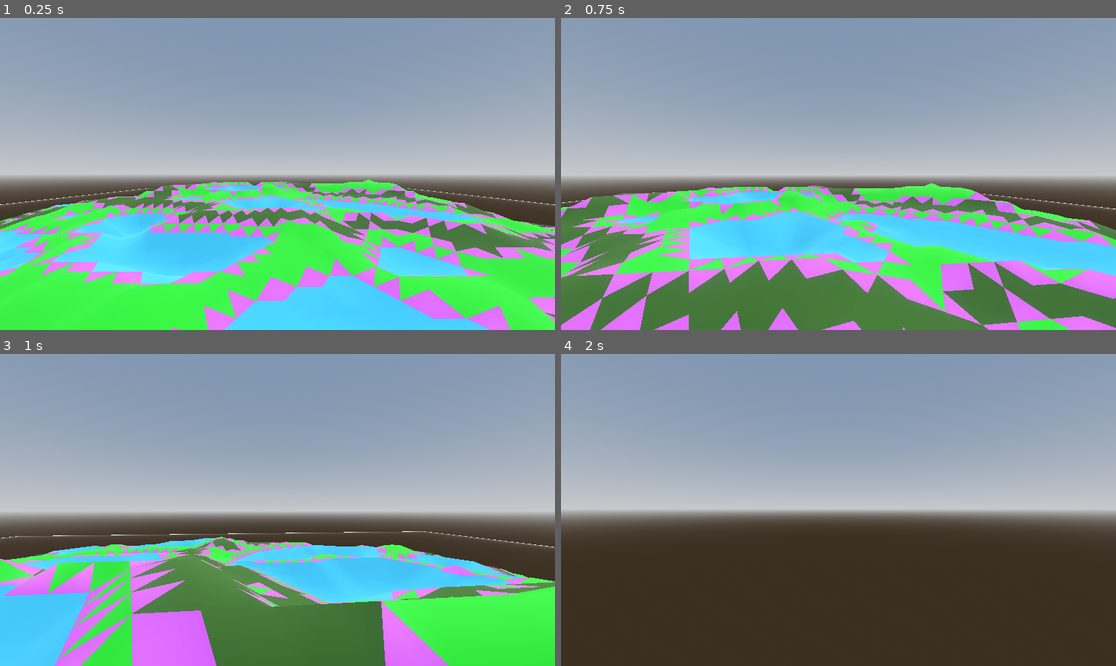
Above: before the commit, frames 1-4 (two rows, left to right).
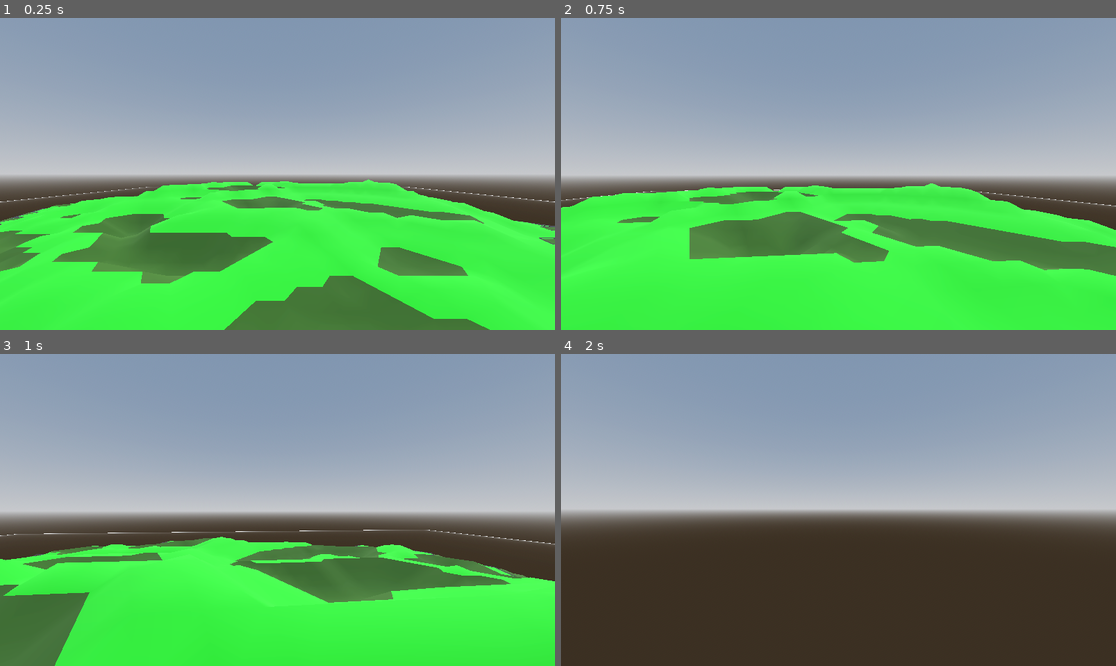
Above: after the commit, the same moments.

Repository: MichaelReel/Faster-Island-Generation
Game: Godot game, scene res://Main.tscn
Two runs of this game, one before a commit and one after it. Both use one fixed random seed, a clock stepped at 60 frames per second and the inputs below.
Inputs (mouse positions are in pixels of both pictures, inside the frame that each line leads up to):
- Up to frame 1 (0.25 s): no input
- Up to frame 2 (0.75 s): tap Enter at 0.5 s; move the mouse to (866, 174) at 0.52 s; hold W (forward) from 0.53 s (still down)
- Up to frame 3 (1 s): keep holding W (forward)
- Up to frame 4 (2 s): keep holding W (forward); move the mouse to (810, 510) at 1.27 s

The runs differ from the first frame. In frame 1, 24% of the frame differs, in the area x 0-100%, y 52-100%; in frame 2, 35%, in the area x 0-100%, y 53-100%; in frame 3, 28%; in frame 4, nothing differs.

Commit message:
Some modifications to the height debug mesh

Diff:
--- a/Main.tscn
+++ b/Main.tscn
@@ -38,6 +38,7 @@
 shadow_enabled = true
 
 [node name="GeneratedIsland" parent="." instance=ExtResource("1_77t7i")]
+editor_display = 3
 bounds_side = 100.0
 island_cell_count = 6000
 sub_water = SubResource("StandardMaterial3D_582fk")
--- a/island/GeneratedIsland.tscn
+++ b/island/GeneratedIsland.tscn
@@ -11,6 +11,14 @@
 resource_local_to_scene = false
 resource_name = ""
 
+[sub_resource type="Material" id="Material_8f78n"]
+resource_local_to_scene = false
+resource_name = ""
+
+[sub_resource type="Material" id="Material_7ocas"]
+resource_local_to_scene = false
+resource_name = ""
+
 [sub_resource type="ShaderMaterial" id="ShaderMaterial_54e7f"]
 render_priority = 0
 shader = ExtResource("2_fcc08")
@@ -18,12 +26,13 @@
 [sub_resource type="PlaneMesh" id="PlaneMesh_qw12c"]
 material = SubResource("ShaderMaterial_54e7f")
 size = Vector2(50, 50)
-center_offset = Vector3(0, -0.5, 0)
 
 [node name="GeneratedIsland" type="Node3D"]
 script = ExtResource("1_v0fho")
 sub_water = SubResource("Material_6k20l")
 ground = SubResource("Material_5jwn0")
+lake_debug = SubResource("Material_8f78n")
+region_debug = SubResource("Material_7ocas")
 
 [node name="BoundsMesh" type="MeshInstance3D" parent="."]
 mesh = SubResource("PlaneMesh_qw12c")
--- a/island/generation/height/mesh/HeightMesh.gd
+++ b/island/generation/height/mesh/HeightMesh.gd
@@ -6,6 +6,7 @@
 
 var _region_cell_layer: RegionCellLayer
 var _lake_layer: LakeLayer
+var _root_region_index: int
 var _island_region_index: int
 var _height_layer: HeightLayer
 var _material_lib: MaterialLib
@@ -18,6 +19,7 @@
 	material_lib: MaterialLib
 ) -> void:
 	_region_cell_layer = regional_cell_layer
+	_root_region_index = _region_cell_layer.get_root_region_index()
 	_lake_layer = lake_layer
 	_island_region_index = island_region_index
 	_height_layer = height_layer
@@ -43,15 +45,18 @@
 	for cell_index in range(_region_cell_layer.get_total_cell_count()):
 		var region_index: int = _region_cell_layer.get_region_by_index_for_cell_index(cell_index)
 		var triangle_vertices = _height_layer.get_triangle_as_vector3_array_for_index_with_heights(cell_index)
-		if len(_region_cell_layer.get_region_fronts_by_cell_index(cell_index)) > 0:
-			for vertex in triangle_vertices:
-				debug_surface_tool.add_vertex(vertex)
-		elif region_index == _island_region_index:
+#		if len(_region_cell_layer.get_region_fronts_by_cell_index(cell_index)) > 0:
+#			for vertex in triangle_vertices:
+#				debug_surface_tool.add_vertex(vertex)
+#		if region_index == _island_region_index:
+#			for vertex in triangle_vertices:
+#				sub_surface_tool.add_vertex(vertex)
+		if region_index == _root_region_index:
 			for vertex in triangle_vertices:
 				sub_surface_tool.add_vertex(vertex)
 		elif region_index in _lake_layer.get_lake_region_indices():
 			for vertex in triangle_vertices:
-				lake_surface_tool.add_vertex(vertex)
+				sub_surface_tool.add_vertex(vertex)
 		else:
 			for vertex in triangle_vertices:
 				ground_surface_tool.add_vertex(vertex)
Not shown: 1 places in island/GeneratedIsland.tscn that only renumber resources
